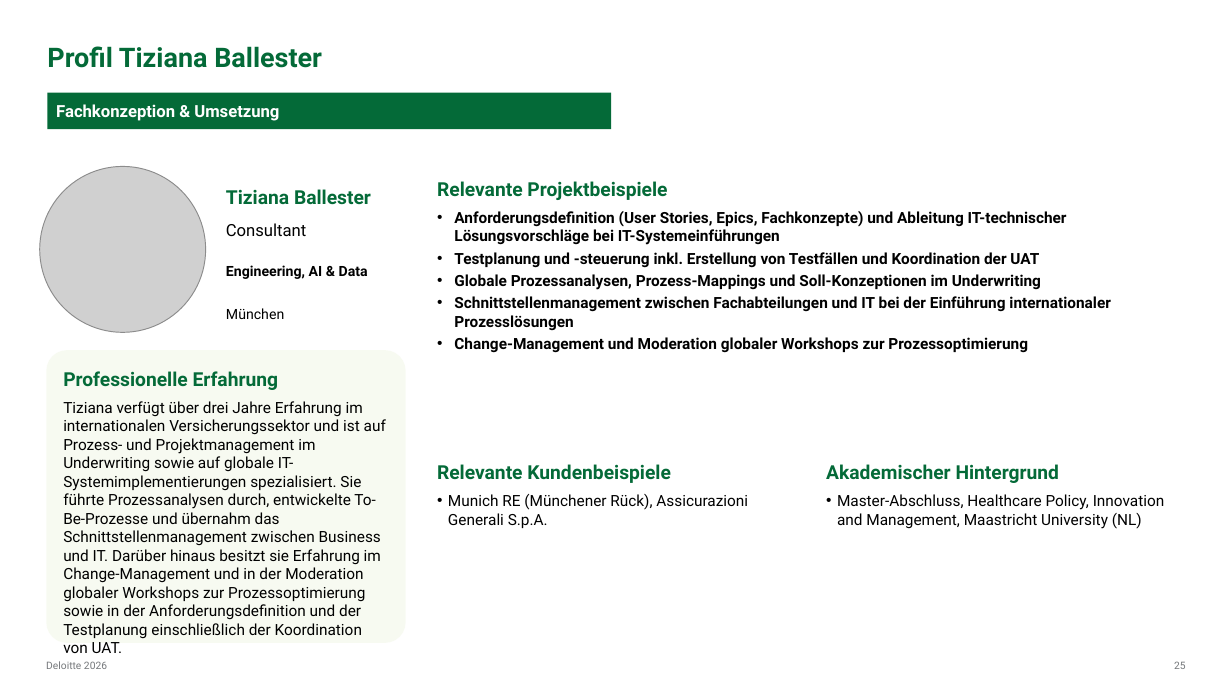
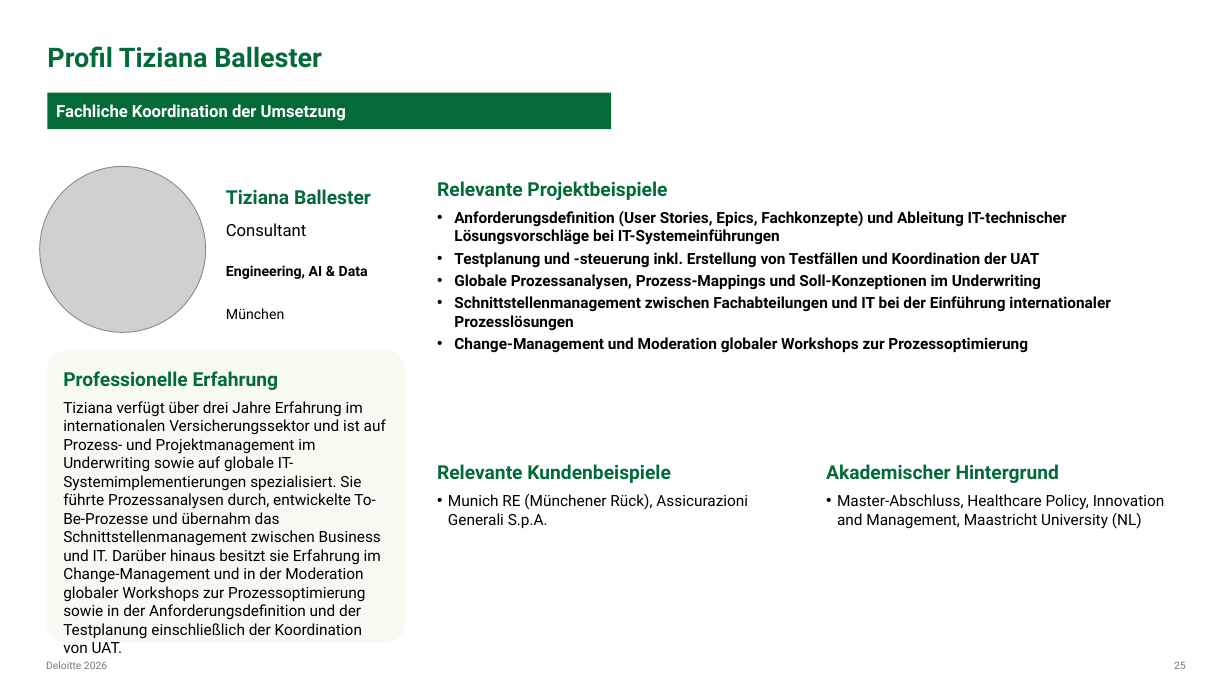
Before and after one commit to brenneisen-e/01_ki-arbeitsplatz, a slide deck: slide 25 of Bestandsuebertragung/kontextdokumente/20260702_ERGO_HR Sales_Makler meets KI_Angebot Deloitte_vworking.pptx. Drawn at 1232x693 pixels with LibreOffice and Linux fonts; fonts in the diff are those of the drawing; grey boxes stand for pictures. Boxes give left, top, right and bottom in pixels: in the first picture for what was removed or moved away, otherwise in the second. Text is boxed around its words. In the diff, an @@ line names an element or a change of style, - is before the commit and + after.

```diff
--- a/Bestandsuebertragung/kontextdokumente/20260702_ERGO_HR Sales_Makler meets KI_Angebot Deloitte_vworking.pptx
+++ b/Bestandsuebertragung/kontextdokumente/20260702_ERGO_HR Sales_Makler meets KI_Angebot Deloitte_vworking.pptx
@@ text in rectangle at box(56, 104, 346, 121): text changed @@
-Fachkonzeption & Umsetzung
+Fachliche Koordination der Umsetzung
```
Also in this commit, not shown: 5 other slides changed.
